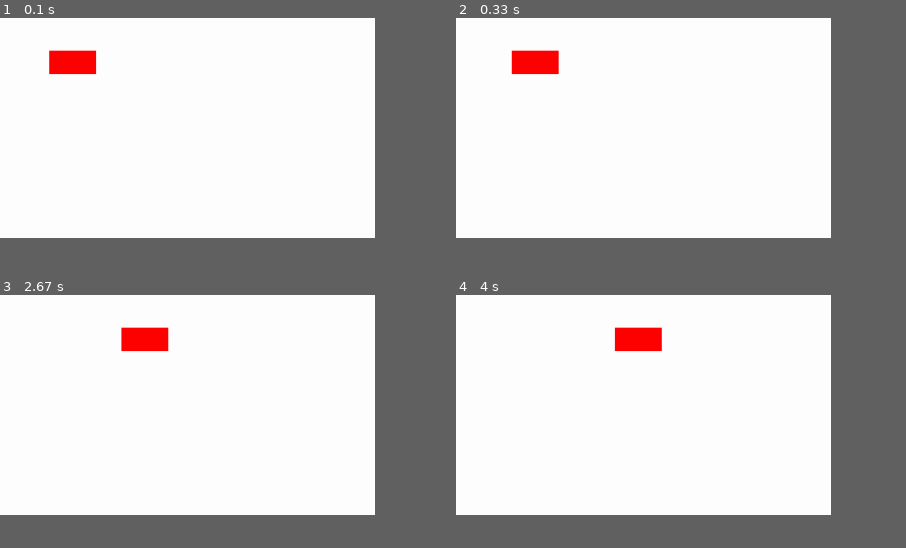
Above: before the commit, frames 1-4 (two rows, left to right).
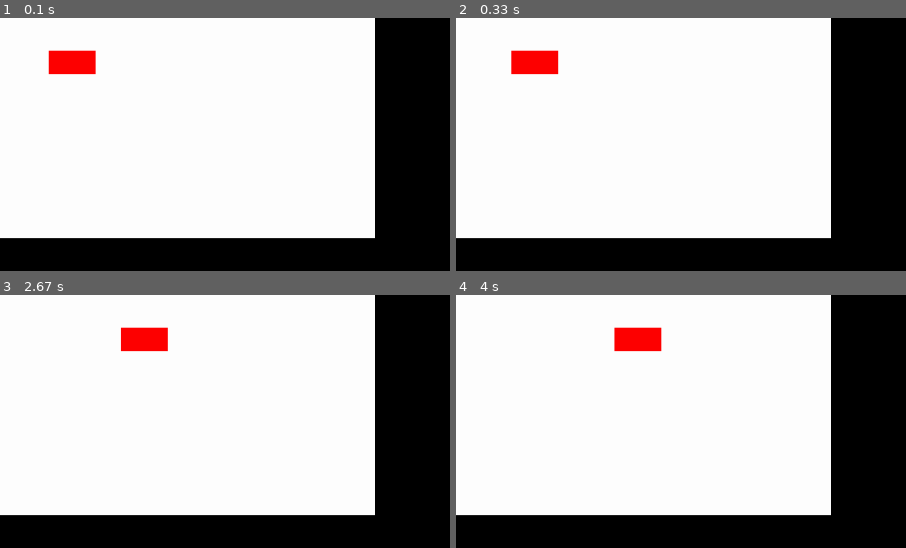
Above: after the commit, the same moments.

Repository: XFajk/pygame-Tutorial
Game: pygame game, started from main.py
Two runs of this game, one before a commit and one after it. Both use one fixed random seed, a clock stepped at 60 frames per second and the inputs below.
Inputs:
- Up to frame 1 (0.1 s): no input
- Up to frame 2 (0.33 s): no input
- Up to frame 3 (2.67 s): no input
- Up to frame 4 (4 s): no input
The pictures show only the part of the screen within x 0-50%, y 12-62%; the shares and areas given below are measured in that part.
In our replay, the window is 375x281 before the commit and 900x506 after it. These sizes can differ from the game's own. Grey fills any space a smaller window leaves; there, only what the larger window draws over its background counts as a difference.

The runs differ from the first frame. In frame 1, 0.4% of the frame differs, in the area x 0-84%, y 12-88%; in frame 2, 0.4%; in frame 3, 0.4%; in frame 4, 0.4%.

Commit message:
Added display to display stuff in any resolution

Diff:
--- a/main.py
+++ b/main.py
@@ -2,7 +2,13 @@
 
 pygame.init()
 
-window = pygame.display.set_mode((800,600))
+ZOOM = 1
+WS = (800,600)
+DS = (WS[0]/ZOOM,WS[1]/ZOOM)
+
+window = pygame.display.set_mode()
+display = pygame.Surface(DS)
+
 clock = pygame.time.Clock()
 
 # variables
@@ -14,9 +20,9 @@
 
 	obdlznik = pygame.Rect(x,200,100,50)
 
-	window.fill((255,255,255))
+	display.fill((255,255,255))
 
-	pygame.draw.rect(window,(255,0,0),obdlznik)
+	pygame.draw.rect(display,(255,0,0),obdlznik)
 	x += 1
 
 	pygame.display.update()
@@ -26,6 +32,8 @@
 		if event.type == pygame.QUIT:
 			running = False
 
+	surf = pygame.transform.scale(display,WS)
+	window.blit(surf, (0,0))
 	clock.tick(60)
 	pygame.display.set_caption(f"game window FPS: {int(clock.get_fps())}")
 
